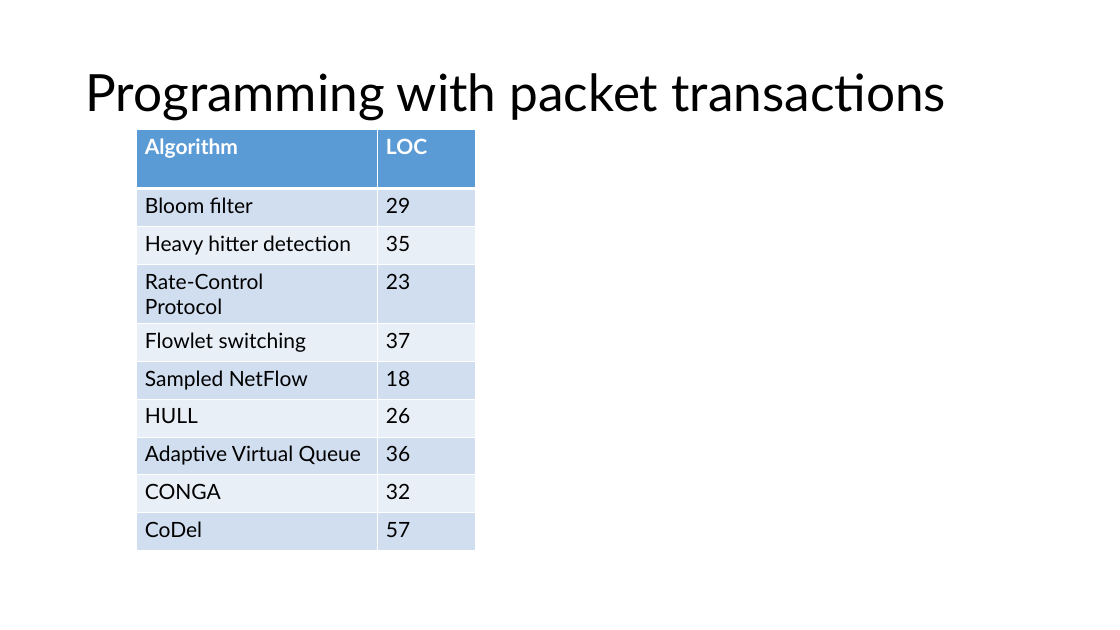
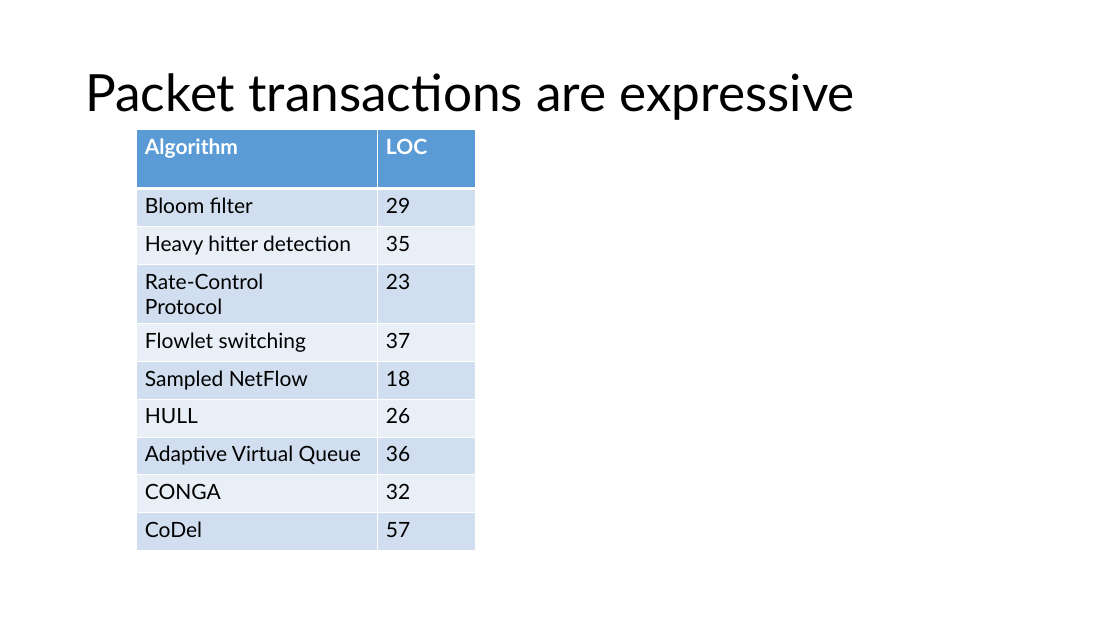
Before and after one commit to anirudhSK/pifo-domino-marple-ppts, a slide deck: slide 20 of combined_domino_pifo.pptx (slide 29 before the commit). Drawn at 1120x630 pixels with LibreOffice and Linux fonts; fonts in the diff are those of the drawing. Boxes give left, top, right and bottom in pixels: in the first picture for what was removed or moved away, otherwise in the second. Text is boxed around its words. In the diff, an @@ line names an element or a change of style, - is before the commit and + after.

```diff
--- a/combined_domino_pifo.pptx
+++ b/combined_domino_pifo.pptx
@@ title at <box>85,73,856,120</box>: text changed @@
-Programming with packet transactions
+Packet transactions are expressive
```
Also in this commit, not shown: 3 other slides changed, 6 slides added, 5 slides removed.
